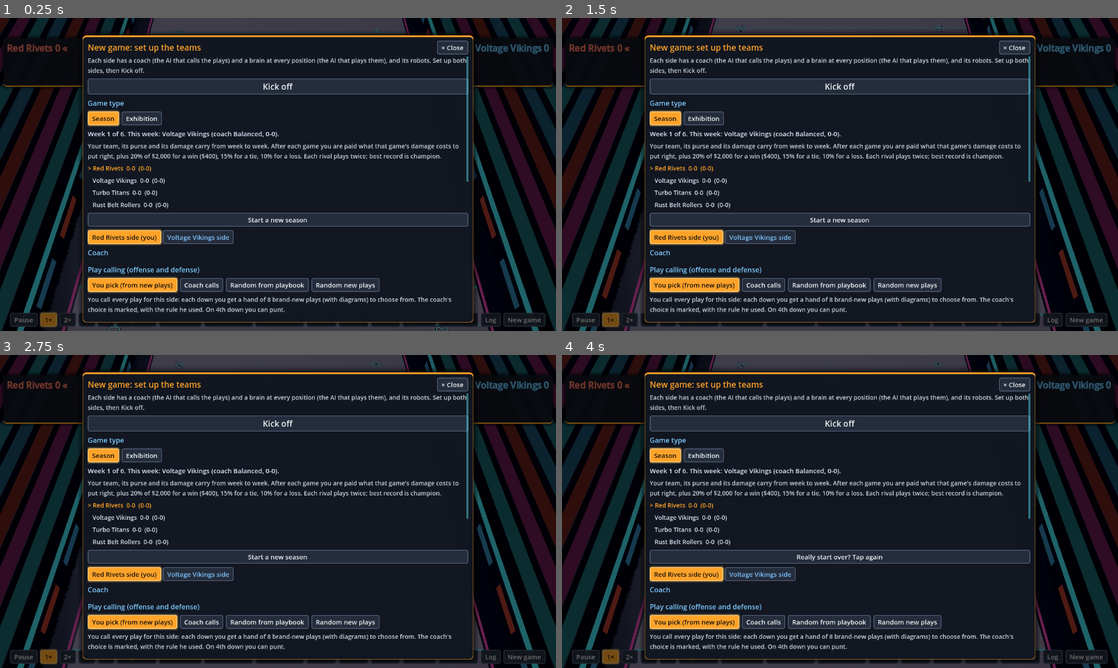
Above: before the commit, frames 1-4 (two rows, left to right).
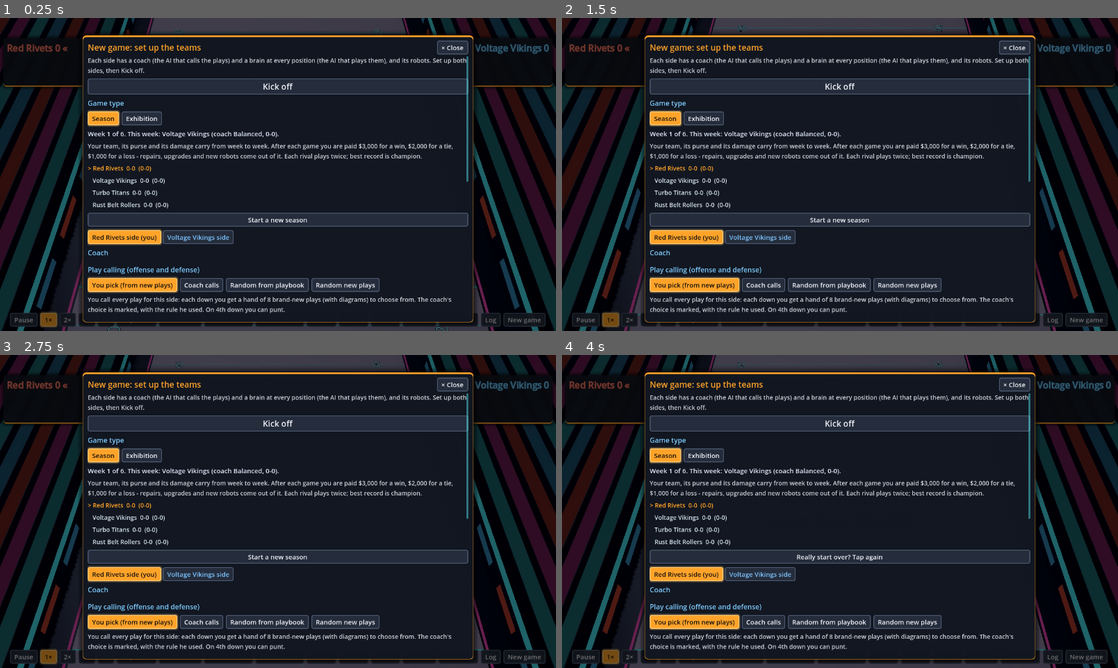
Above: after the commit, the same moments.

Repository: nathandunn/gridiron-career
Game: Godot game, scene res://scenes/Main.tscn
Two runs of this game, one before a commit and one after it. Both use one fixed random seed, a clock stepped at 60 frames per second and the inputs below.
Inputs:
- Up to frame 1 (0.25 s): no input
- Up to frame 2 (1.5 s): click "Cam: Arcade" at 0.5 s; click "Cam: Arcade" at 1.25 s
- Up to frame 3 (2.75 s): click "New game" at 2 s
- Up to frame 4 (4 s): click "New game" at 2.75 s; click "Start a new season" at 3.5 s

The runs differ from the first frame. In frame 1, 0.8% of the frame differs, in the area x 15-83%, y 40-46%; in frame 2, 0.8%; in frame 3, 0.8%; in frame 4, 0.8%.
Error in both runs: Out of bounds get index '0' (on base: 'Array') (res://scripts/team.gd:14)

Commit message:
Season pay: $3,000 a win, $2,000 a tie, $1,000 a loss
Co-Authored-By: Claude Opus 5.5 <noreply@anthropic.com>
Claude-Session: https://claude.ai/code/session_01HmE9FLbeVRN99oMBHaGgc2

Diff:
--- a/scripts/career.gd
+++ b/scripts/career.gd
@@ -340,7 +340,7 @@
 ## Pay between games: whatever the damage costs to put right (every lost or worn part back to
 ## new), plus a share of the $2,000 budget for the result - 20% for a win, 15% a tie, 10% a loss -
 ## to spend on upgrades or new robots. So winning buys you a 20% better team for next week.
-const RESULT_SHARE := {"win": 0.20, "tie": 0.15, "loss": 0.10}
+const RESULT_PAY := {"win": 3000, "tie": 2000, "loss": 1000}   # flat: repairs come out of it
 
 
 static func damage_bill(t: int) -> int:
@@ -366,13 +366,8 @@
 	for t in 2:
 		var lines: Array = []
 		var res := "tie" if w < 0 else ("win" if w == t else "loss")
-		var share := int(STARTER_BUDGET * float(RESULT_SHARE[res]))
-		lines.append(["%s (%d%% of $%d)" % [{"win": "Win", "tie": "Tie", "loss": "Loss"}[res], int(RESULT_SHARE[res] * 100), STARTER_BUDGET], share])
-		# only this game's damage: what was already broken before kickoff was yours to fix
-		var bill := maxi(damage_bill(t) - int(data.get("bill_before", [0, 0])[t]), 0)
-		if bill > 0:
-			lines.append(["Damage covered", bill])
-		var total := share + bill
+		var total := int(RESULT_PAY[res])
+		lines.append([{"win": "Win", "tie": "Tie", "loss": "Loss"}[res], total])
 		add_money(t, total)
 		slips.append({"lines": lines, "total": total, "name": String(team(t)["name"]), "purse": money(t)})
 	save()
--- a/scripts/hud.gd
+++ b/scripts/hud.gd
@@ -515,7 +515,7 @@
 	else:
 		var opp := Career.team(1)
 		box.add_child(_label("Week %d of %d. This week: %s (coach %s, %s)." % [int(sn["week"]), Career.WEEKS, opp["name"], opp["coach"], Career._rec_text(opp["rec"])], fs, Color(0.9, 0.93, 1.0)))
-		box.add_child(_label("Your team, its purse and its damage carry from week to week. After each game you are paid what that game's damage costs to put right, plus 20% of $2,000 for a win ($400), 15% for a tie, 10% for a loss. Each rival plays twice; best record is champion.", fs - 1, dim))
+		box.add_child(_label("Your team, its purse and its damage carry from week to week. After each game you are paid $3,000 for a win, $2,000 for a tie, $1,000 for a loss - repairs, upgrades and new robots come out of it. Each rival plays twice; best record is champion.", fs - 1, dim))
 	for r in Career.standings():
 		box.add_child(_label(("> " if r["you"] else "   ") + String(r["text"]), fs - 1, MAGENTA if r["you"] else Color(0.85, 0.9, 0.95)))
 	var ns := _button("Really start over? Tap again" if _confirm_new_season else "Start a new season", func():
Not shown, changed: README.md
